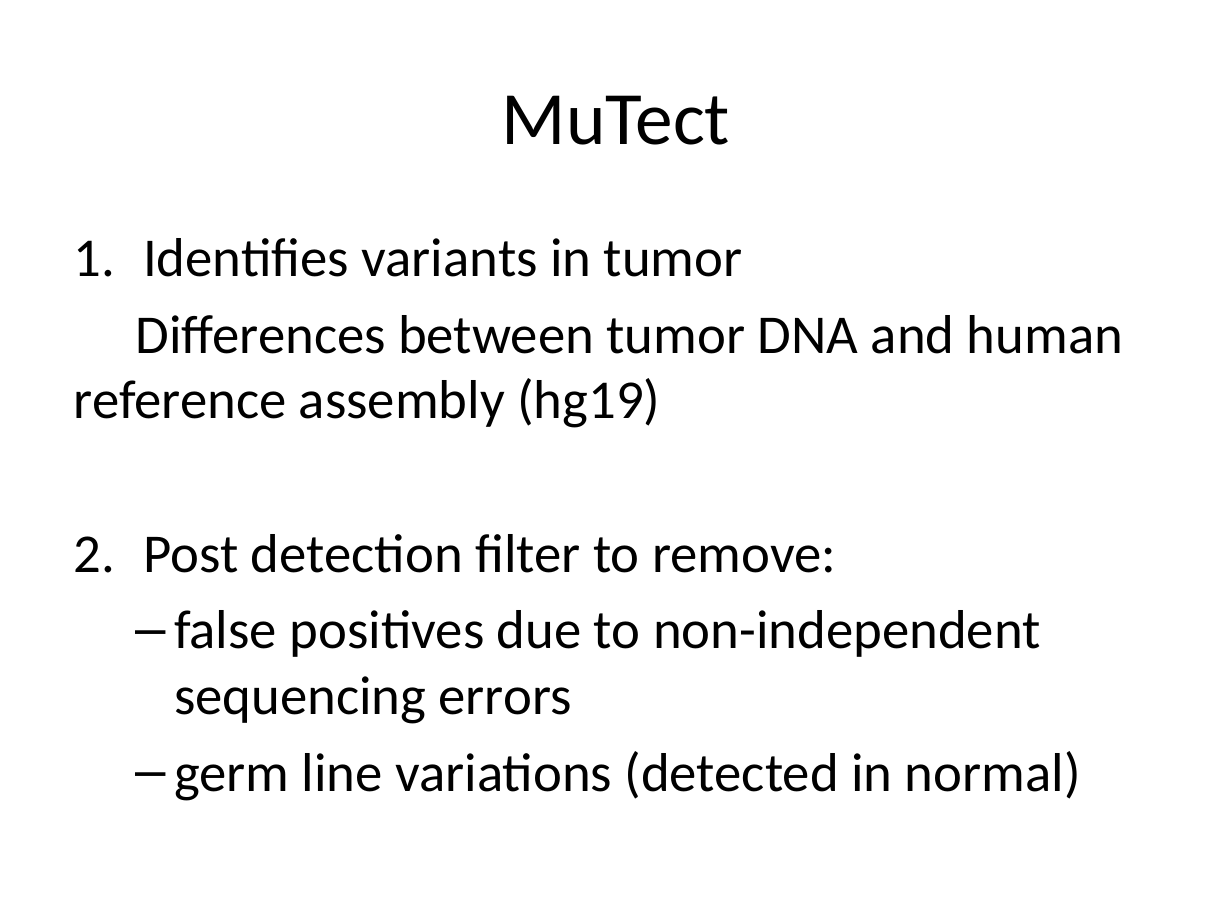
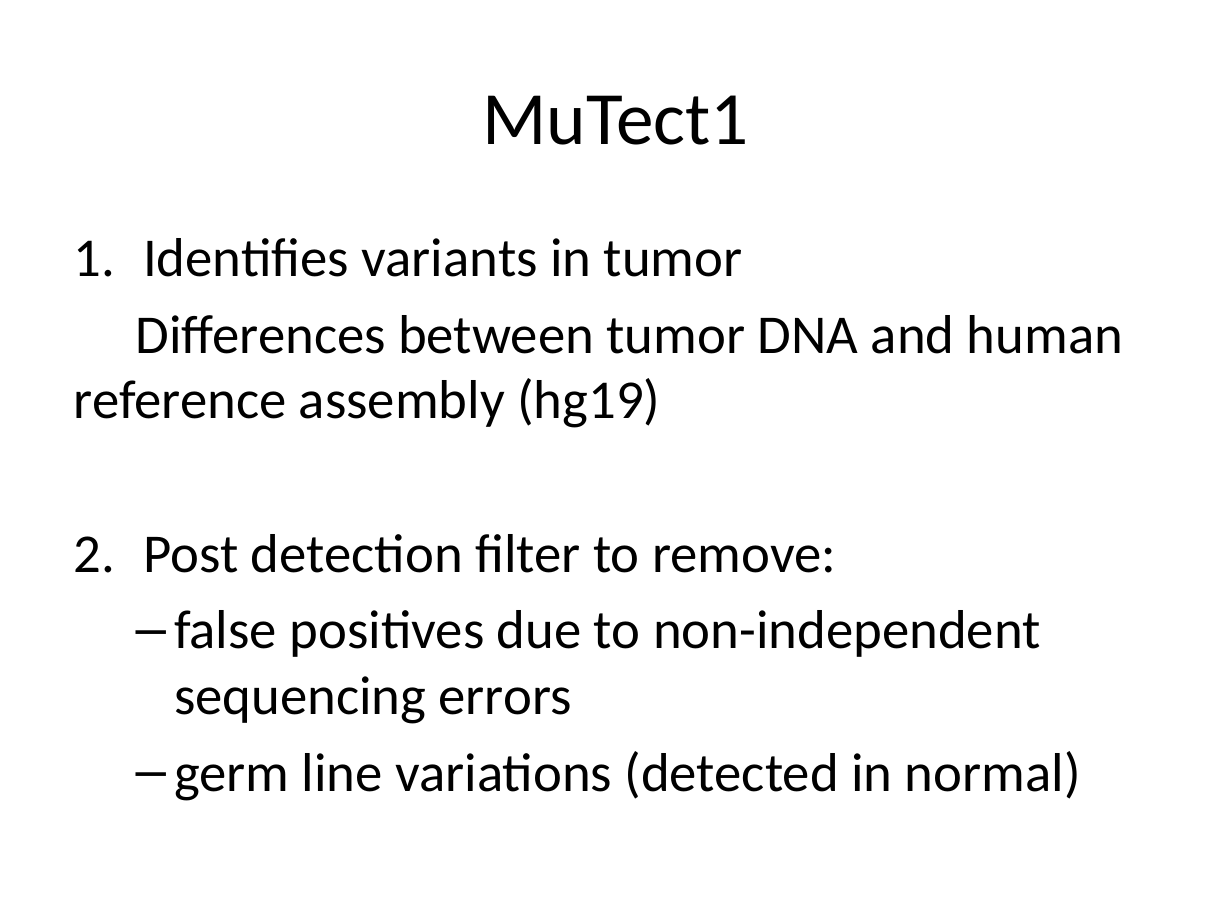
Before and after one commit to viklund/courses, a slide deck: slide 33 of cancergenomics/1610/slides/cancer_genomics.pptx (slide 32 before the commit). Drawn at 1232x924 pixels with LibreOffice and Linux fonts; fonts in the diff are those of the drawing. Boxes give left, top, right and bottom in pixels: in the first picture for what was removed or moved away, otherwise in the second. Text is boxed around its words. In the diff, an @@ line names an element or a change of style, - is before the commit and + after.

```diff
--- a/cancergenomics/1610/slides/cancer_genomics.pptx
+++ b/cancergenomics/1610/slides/cancer_genomics.pptx
@@ title at [483,95,749,145]: text changed @@
-MuTect
+MuTect1
```
Also in this commit, not shown: 3 other slides changed, 3 slides added, 2 slides removed.
